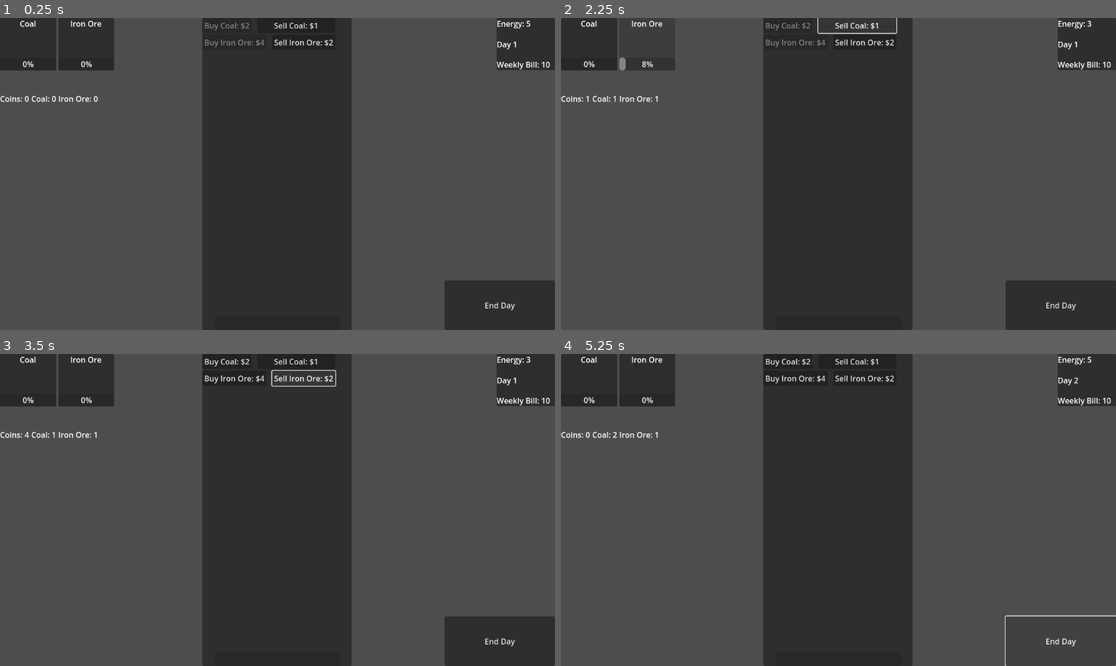
Above: before the commit, frames 1-4 (two rows, left to right).
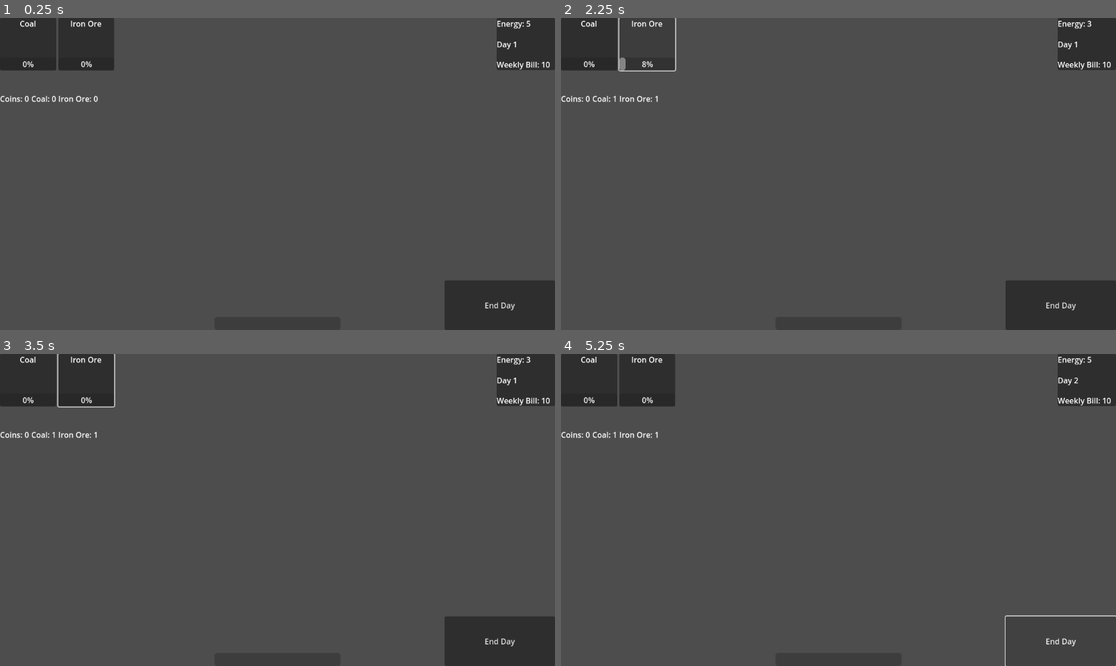
Above: after the commit, the same moments.

Repository: Uziel-8/OAI-BLACKSMITH-POC
Game: Godot game, scene res://Scenes/level.tscn
Same seed, same stepped clock (60 frames per second), same inputs: the game is played once before the commit and once after it.
Inputs (mouse positions are in pixels of both pictures, inside the frame that each line leads up to):
- Up to frame 1 (0.25 s): no input
- Up to frame 2 (2.25 s): click "Coal" at 0.5 s; click "Iron Ore" at 1.25 s; click (855, 24) at 2 s, where only the run before the commit has a clickable "Sell Coal: $1"
- Up to frame 3 (3.5 s): click (305, 378) at 2.75 s, where only the run before the commit has a clickable "Sell Iron Ore: $2"
- Up to frame 4 (5.25 s): click (788, 360) at 3.5 s, where only the run before the commit has a clickable "Buy Coal: $2"; click (794, 378) at 4.25 s, where only the run before the commit has a clickable "Buy Iron Ore: $4"; click "End Day" at 5 s

The runs differ from the first frame. In frame 1, 26% of the frame differs, in the area x 36-64%, y 0-100%; in frame 2, 25%; in frame 3, 26%; in frame 4, 26%, in the area x 9-64%, y 0-100%.

Commit message:
changed inventory to be dictionary based

Diff:
--- a/OAI Blacksmith POC/Scenes/inventory_hbox.gd
+++ b/OAI Blacksmith POC/Scenes/inventory_hbox.gd
@@ -1,7 +1,4 @@
 extends HBoxContainer
-
-@onready var coal = preload("res://Resources/coal.tres")
-@onready var iron_ore = preload("res://Resources/iron_ore.tres")
 
 @onready var coal_label = $CoalQtyLabel
 @onready var iron_ore_label = $IronOreQtyLabel
@@ -9,13 +6,14 @@
 
 func _ready() -> void:
 	EventBus.coin_changed.connect(_on_coin_changed)
+	EventBus.inventory_changed.connect(_on_inventory_changed)
 
-func _process(_delta: float) -> void:
-	for item in Inventory.items:
-		if item.item_name == "coal":
-			coal_label.text = str("Coal: ", item.stack_size)
-		elif item.item_name == "iron_ore":
-			iron_ore_label.text = str("Iron Ore: ", item.stack_size)
 
 func _on_coin_changed():
 	coin_label.text = str(Globals.coins)
+
+func _on_inventory_changed():
+	for item in Globals.inventory:
+		coal_label.text = str("Coal: ", Globals.inventory["coal"])
+		iron_ore_label.text = str("Iron Ore: ", Globals.inventory["iron_ore"])
+	print("Bin")
--- a/OAI Blacksmith POC/Scenes/level.tscn
+++ b/OAI Blacksmith POC/Scenes/level.tscn
@@ -144,6 +144,7 @@
 text = "End Day"
 
 [node name="Trader" parent="." instance=ExtResource("4_81xng")]
+visible = false
 layout_mode = 1
 offset_left = 420.0
 offset_right = -423.0
--- a/OAI Blacksmith POC/Scenes/mining_gridbox.gd
+++ b/OAI Blacksmith POC/Scenes/mining_gridbox.gd
@@ -3,8 +3,6 @@
 @onready var mine_coal = $MineCoal
 @onready var coal_timer = $MineCoal/MineCoalTimer
 @onready var coal_bar = $MineCoal/MineCoalBar
-@onready var coal = preload("res://Resources/coal.tres")
-@onready var iron_ore = preload("res://Resources/iron_ore.tres")
 @onready var mine_iron = $MineIronOre
 @onready var iron_ore_timer = $MineIronOre/MineIronOreTimer
 @onready var iron_ore_bar = $MineIronOre/MineIronOreBar
@@ -32,7 +30,7 @@
 func _on_mine_coal_pressed() -> void:
 	if Globals.energy > 0:
 		mine_coal.disabled = true
-		Inventory.add_item(coal)
+		Globals.update_item("coal", 1)
 		coal_timer.start()
 		EventBus.mined.emit()
 	else:
@@ -43,7 +41,9 @@
 func _on_mine_iron_ore_pressed() -> void:
 	if Globals.energy > 0:
 		mine_iron.disabled = true
-		Inventory.add_item(iron_ore)
+		#Inventory.add_item(iron_ore)
+		Globals.update_item("iron_ore", 1)
+		#i want to find a way to change this from emitting manually like this, to emitting automatically when the dict is updated - like coins
 		iron_ore_timer.start()
 		EventBus.mined.emit()
 	else:
--- a/OAI Blacksmith POC/Scenes/trader.gd
+++ b/OAI Blacksmith POC/Scenes/trader.gd
@@ -12,9 +12,6 @@
 
 @onready var iron_ore_buy_button = $Panel/VSplitContainer/VBoxContainer/HSplitContainer2/IronOreBuy
 @onready var iron_ore_sell_button = $Panel/VSplitContainer/VBoxContainer/HSplitContainer2/IronOreSell
-
-@onready var coal = preload("res://Resources/coal.tres")
-@onready var iron_ore = preload("res://Resources/iron_ore.tres")
 
 func _ready() -> void:
 	iron_ore_buy_button.text = str("Buy Iron Ore: $", iron_ore_buy)
@@ -35,28 +32,22 @@
 func _on_coal_buy_pressed() -> void:
 	if Globals.coins >= coal_buy:
 		Globals.coins -= coal_buy
-		Inventory.add_item(coal)
+		Globals.update_item("coal", 1)
 	else:
 		return
 
 func _on_iron_ore_buy_pressed() -> void:
 	if Globals.coins >= iron_ore_buy:
 		Globals.coins -= iron_ore_buy
-		Inventory.add_item(iron_ore)
+		Globals.update_item("iron_ore", 1)
 	else:
 		return
 
 func _on_coal_sell_pressed() -> void:
-	if Inventory.COAL.stack_size > 0:
-		Globals.coins += coal_sell
-		Inventory.remove_item(coal)
-	else:
-		return
+	Globals.coins += coal_sell
+	Globals.update_item("coal", -1)
+
 
 func _on_iron_ore_sell_pressed():
-	for IRON_ORE in Inventory.items:
-		if iron_ore.stack_size > 0:
-			Globals.coins += iron_ore_sell
-			Inventory.remove_item(iron_ore)
-		else:
-			iron_ore_sell_button.disabled = true
+	Globals.coins += iron_ore_sell
+	Globals.update_item("iron_ore", -1)
--- a/OAI Blacksmith POC/Scripts/Globals.gd
+++ b/OAI Blacksmith POC/Scripts/Globals.gd
@@ -23,4 +23,17 @@
 
 var xp_threshold = 100
 
-var inventory_2 = {"coal": 0, "iron_ore": 0}
+var inventory: Dictionary = {
+	"coal": 0,
+	"iron_ore": 0
+}
+
+func update_item(item, amount):
+	if inventory.has(item):
+		inventory[item] += amount #update amount of existing item
+	else:
+		inventory[item] = amount #add new item to inventory
+
+	if inventory[item] <= 0:
+		inventory.erase(item) #remove item when there is 0
+	EventBus.inventory_changed.emit()
--- a/OAI Blacksmith POC/Scripts/event_bus.gd
+++ b/OAI Blacksmith POC/Scripts/event_bus.gd
@@ -10,3 +10,5 @@
 
 signal xp_changed
 signal level_up
+
+signal inventory_changed
